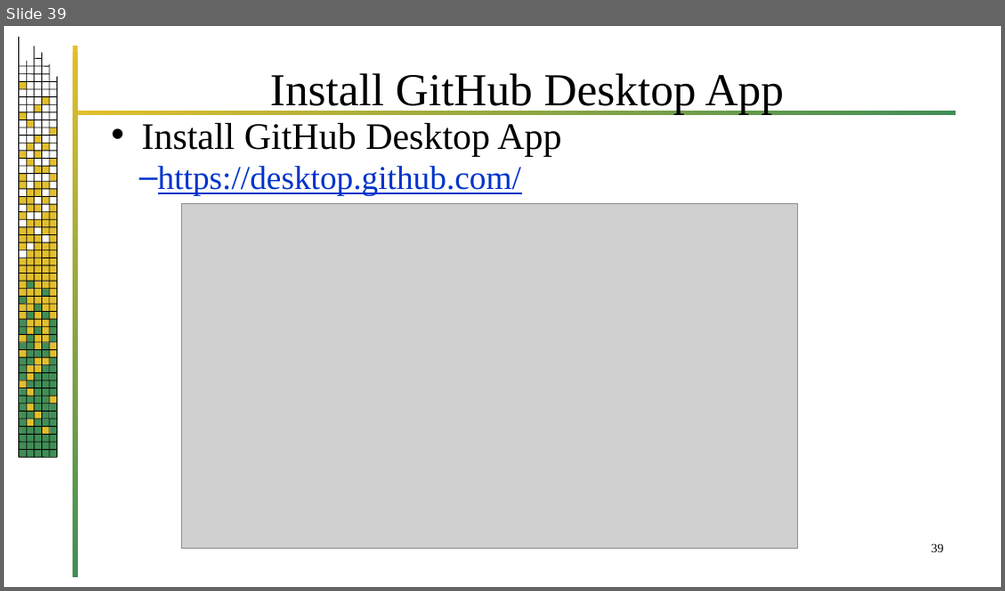
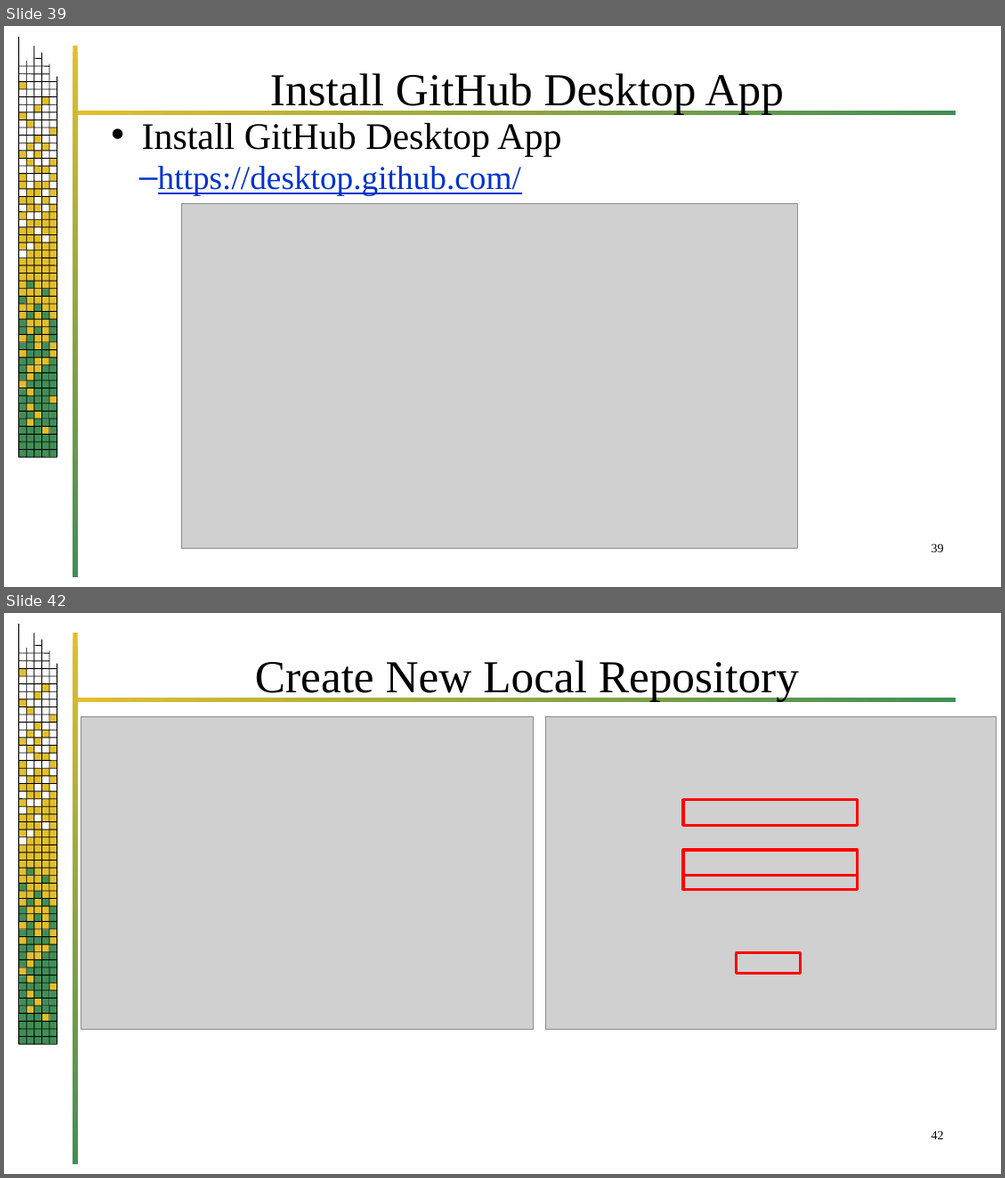
Before and after one commit to jrb28/git, a slide deck: 26bGit.pptx. Shown one above the other, each under a label of ours: slide 39 before the commit, slides 39 and 42 after it; the slides between them are not shown. The pictures are 1005x591 and 1005x1178 pixels, drawn with LibreOffice and Linux fonts; fonts in the diff are those of the drawing; grey boxes stand for pictures; background and template pictures are left out. Boxes give left, top, right and bottom in pixels: in the first picture for what was removed or moved away, otherwise in the second. Text is boxed around its words. In the diff, an @@ line names an element or a change of style, - is before the commit and + after.

```diff
--- a/26bGit.pptx
+++ b/26bGit.pptx
@@ slide 42 added at [4, 613, 1001, 1174], background #FFFFFF; not listed: 220 template elements that a slide beside it also shows @@
@@ title added at [255, 660, 799, 701], 44 pt, text #000000 @@
+Create New Local Repository
@@ picture added at [81, 717, 533, 1030] @@
@@ group added at [546, 717, 996, 1030]: 4 rectangles, 1 picture @@
@@ page number added at [931, 1130, 944, 1139], 12 pt, text #000000 @@
+42
```
Also in this commit, not shown: 12 slides changed, 14 other slides added.
